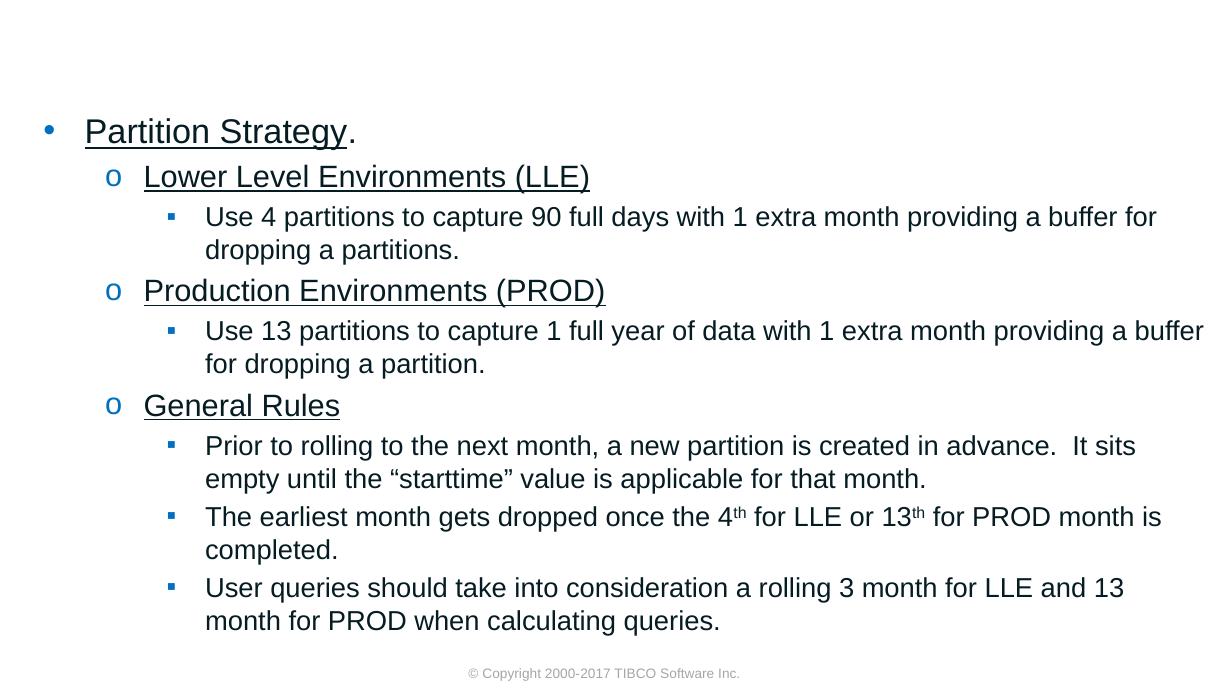
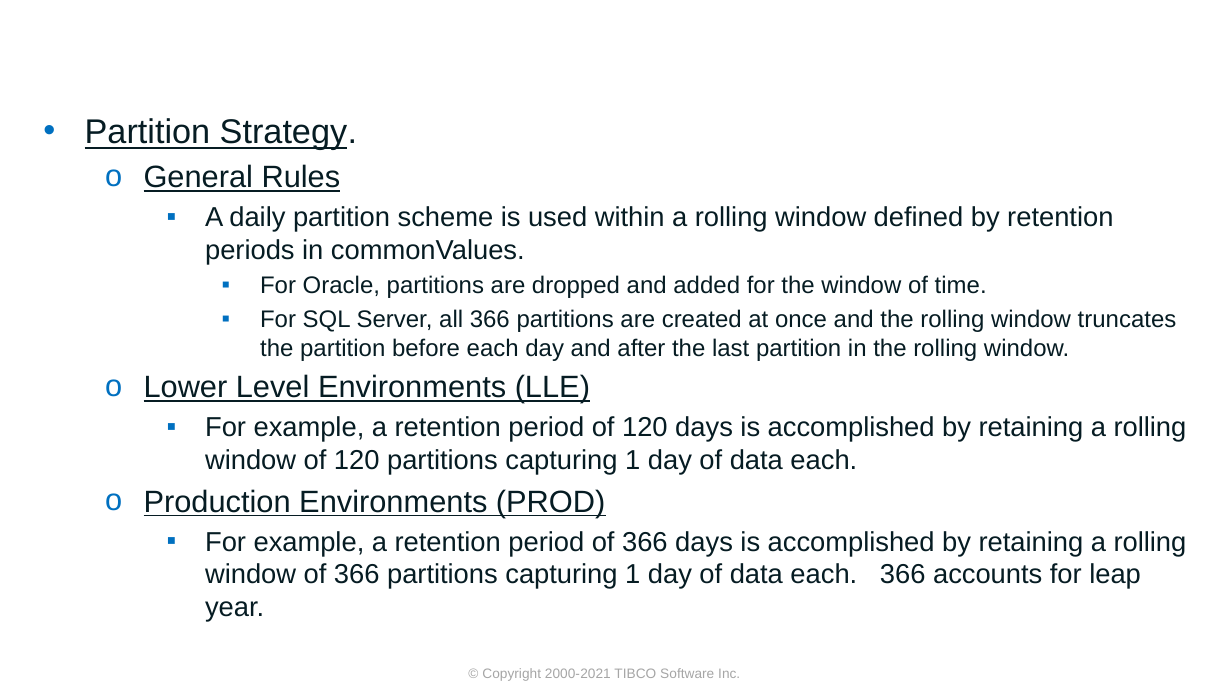
Before and after one commit to TIBCOSoftware/ASAssets_KPI, a slide deck: slide 15 of DocumentationSource/2021Q301/KPI Metrics Overview.pptx. Drawn at 1232x693 pixels with LibreOffice and Linux fonts; fonts in the diff are those of the drawing; background and template pictures are left out. Boxes give left, top, right and bottom in pixels: in the first picture for what was removed or moved away, otherwise in the second. Text is boxed around its words. In the diff, an @@ line names an element or a change of style, - is before the commit and + after.

```diff
--- a/DocumentationSource/2021Q301/KPI Metrics Overview.pptx
+++ b/DocumentationSource/2021Q301/KPI Metrics Overview.pptx
@@ text at box(144, 164, 1177, 361): paragraphs added @@
+  o General Rules
+    ▪ A daily partition scheme is used within a rolling window defined by retention periods in commonValues.
+      ▪ For Oracle, partitions are dropped and added for the window of time.
+      ▪ For SQL Server, all 366 partitions are created at once and the rolling window truncates the partition before each day and after the last partition in the rolling window.
@@ text at box(205, 416, 1187, 475): text changed @@
-    ▪ Use 4 partitions to capture 90 full days with 1 extra month providing a buffer for dropping a partitions.
+    ▪ For example, a retention period of 120 days is accomplished by retaining a rolling window of 120 partitions capturing 1 day of data each.
@@ text at box(205, 531, 1187, 622): text changed @@
-    ▪ Use 13 partitions to capture 1 full year of data with 1 extra month providing a buffer for dropping a partition.
-  o General Rules
-    ▪ Prior to rolling to the next month, a new partition is created in advance. It sits empty until the “starttime” value is applicable for that month.
-    ▪ The earliest month gets dropped once the 4th for LLE or 13th for PROD month is completed.
-    ▪ User queries should take into consideration a rolling 3 month for LLE and 13 month for PROD when calculating queries.
+    ▪ For example, a retention period of 366 days is accomplished by retaining a rolling window of 366 partitions capturing 1 day of data each. 366 accounts for leap year.
@@ text at box(482, 668, 740, 681): text changed @@
-© Copyright 2000-2017 TIBCO Software Inc.
+© Copyright 2000-2021 TIBCO Software Inc.
```
Also in this commit, not shown: 18 other slides changed, 1 slide removed, 3 other files.
